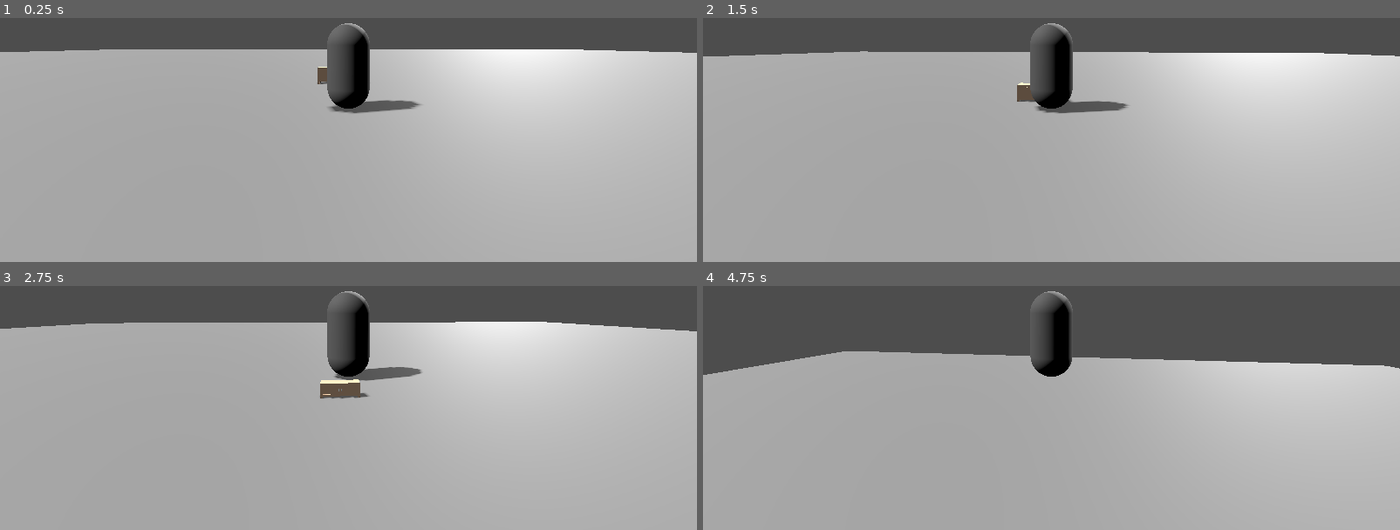
Above: before the commit, frames 1-4 (two rows, left to right).
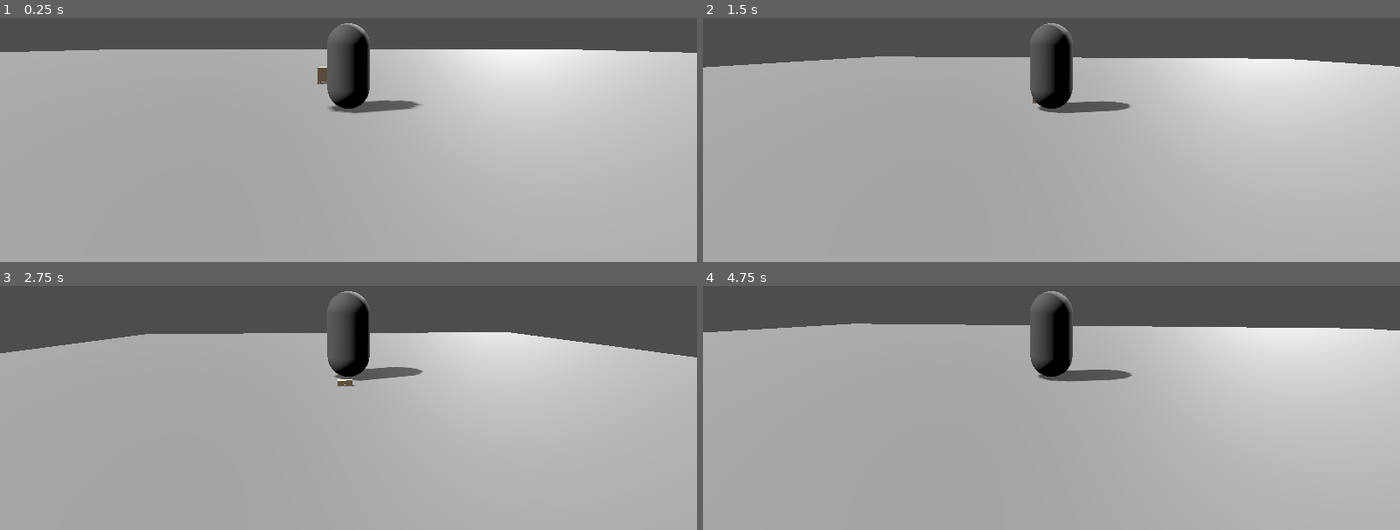
Above: after the commit, the same moments.

Repository: ludovino/scale
Game: Godot game, scene res://test.tscn
Two runs of this game, one before a commit and one after it. Both use one fixed random seed, a clock stepped at 60 frames per second and the inputs below.
Inputs (mouse positions are in pixels of both pictures, inside the frame that each line leads up to):
- Up to frame 1 (0.25 s): no input
- Up to frame 2 (1.5 s): tap Enter at 0.5 s; move the mouse to (1086, 64) at 0.52 s; hold Shift (grow) 0.53-1.28 s; hold W (move_forward) from 0.53 s (still down); tap Space (jump) at 0.77, 1.07 s; tap Ctrl (shrink) at 0.8, 1.35 s; move the mouse to (1016, 66) at 1.27 s
- Up to frame 3 (2.75 s): keep holding W (move_forward); tap Space (jump) at 1.52, 1.55, 1.82, 2.1 s; move the mouse to (362, 327) at 2.02 s; hold Shift (grow) from 2.03 s (still down)
- Up to frame 4 (4.75 s): keep holding W (move_forward); move the mouse to (1044, 339) at 2.77 s; release Shift (grow) at 2.78 s; tap Shift (grow) at 2.85, 4.35 s; tap Space (jump) at 3.02, 3.32, 3.77, 3.8, 4.07, 4.52 s; tap Ctrl (shrink) at 3.05 s; move the mouse to (1100, 339) at 3.52 s; hold Ctrl (shrink) 3.53-4.28 s; move the mouse to (995, 329) at 4.27 s

The runs differ from the first frame. In frame 1, less than 0.1% of the frame differs, in the area x 83-84%, y 12-14%; in frame 2, 2.8%; in frame 3, 6.2%; in frame 4, 13%, in the area x 0-100%, y 15-40%.

Commit message:
forces on objects on player collision

Diff:
--- a/PhysicsModels/cabinet_television_doors.tscn
+++ b/PhysicsModels/cabinet_television_doors.tscn
@@ -1,4 +1,7 @@
-[gd_scene load_steps=15 format=3 uid="uid://d0b07iirhu0bn"]
+[gd_scene load_steps=17 format=3 uid="uid://d0b07iirhu0bn"]
+
+[ext_resource type="Script" path="res://prop.gd" id="1_2ycfu"]
+[ext_resource type="Script" path="res://prop_body.gd" id="2_bnxx4"]
 
 [sub_resource type="StandardMaterial3D" id="StandardMaterial3D_j67kg"]
 resource_name = "wood"
@@ -160,12 +163,15 @@
 blend_shape_mode = 0
 shadow_mesh = SubResource("ArrayMesh_bi1xn")
 
-[node name="cabinetTelevisionDoors" type="Node3D"]
+[node name="cabinetTelevisionDoors" type="Node3D" groups=["prop"]]
+script = ExtResource("1_2ycfu")
+min_force_size = 0.8
 
 [node name="Cabinet" type="RigidBody3D" parent="."]
 collision_layer = 2
 mass = 20.0
 sleeping = true
+script = ExtResource("2_bnxx4")
 
 [node name="cabinetMesh" type="MeshInstance3D" parent="Cabinet"]
 mesh = SubResource("ArrayMesh_68ik1")
--- a/ShrinkCurve.tres
+++ b/ShrinkCurve.tres
@@ -3,5 +3,5 @@
 [resource]
 min_value = 0.02
 max_value = 5.0
-_data = [Vector2(0, 0.02), 0.0, 0.0, 0, 0, Vector2(0.25, 0.5), 0.0, 0.0, 0, 0, Vector2(0.5, 1), 0.0, 0.0, 0, 0, Vector2(0.75, 2.5), 0.0, 0.0, 0, 0, Vector2(1, 5), 8.0, 0.0, 0, 0]
-point_count = 5
+_data = [Vector2(0, 0.02), 0.0, 0.0, 0, 0, Vector2(0.5, 1), 5.55, 5.55, 0, 0, Vector2(1, 5), 8.0, 0.0, 0, 0]
+point_count = 3
--- /dev/null
+++ b/node_extensions.gd
@@ -0,0 +1,7 @@
+extends Node
+class_name NodeExtensions
+static func get_descendents(node, array = []):
+	array.append(node)
+	for child in node.get_children():
+		get_descendents(child, array)
+	return array
--- a/player.gd
+++ b/player.gd
@@ -2,9 +2,9 @@
 
 @export_group("movement")
 @export var speed = 1.5
-@export var fall_acceleration = 75.0
-@export var jump_impulse = 20.0
-@export var speed_size_curve: Curve
+@export var fall_acceleration = 15
+@export var jump_impulse = 5
+@export var collision_force = 30.0
 
 @export_group("camera")
 @export var x_invert = true
@@ -15,7 +15,9 @@
 @export var low_angle = 60
 
 @export_group("growth")
+@export_flags_3d_physics var knockback_during_grow = 0
 @export var shrink_curve: Curve
+@export var speed_size_curve: Curve
 @export var shrink_rate = 0.3
 var target_velocity = Vector3.ZERO;
 
@@ -24,6 +26,9 @@
 var collider_height = 0.0
 var collider_radius = 0.0
 var arm_distance = 0.0
+
+var growing = false
+
 func _ready():
 	Input.mouse_mode = Input.MOUSE_MODE_CAPTURED
 	collider_height = $Collider.shape.height
@@ -31,22 +36,37 @@
 	arm_distance = $CameraArm.spring_length
 
 
+func _can_grow():
+	return not is_on_ceiling() or not is_on_floor()
+
+
 func _process_shrink(delta):
+	var space_state = get_world_3d().direct_space_state
 	if Input.is_action_pressed("shrink"):
 		size_key = clamp (size_key - shrink_rate * delta * 0.5, 0.0, 1.0)
-		print("shrink")
-	elif Input.is_action_pressed("grow"):
+		growing = false
+	elif Input.is_action_pressed("grow") and _can_grow():
+		var query = PhysicsRayQueryParameters3D.create(
+				global_position,
+				global_position + Vector3.UP * 1.1 * size_factor,
+				knockback_during_grow)
+		var result = space_state.intersect_ray(query)
+		if result:
+			result.collider.apply_impulse(Vector3.UP * collision_force, result.position)
 		size_key = clamp (size_key + shrink_rate * delta * 0.5, 0.0, 1.0)
-		print("grow")
+		growing = true
 	else:
+		growing = false
 		return
+
 	size_factor = shrink_curve.sample(size_key)
 	$Collider.shape.height = collider_height * size_factor
 	$Collider.shape.radius = collider_radius * size_factor
 	$CameraArm.spring_length = arm_distance * size_factor
 	$Mesh.scale = Vector3.ONE * size_factor
 
-func _process_movement():
+
+func _process_movement(delta):
 	var input_velocity = Vector3.ZERO;
 	input_velocity.y = target_velocity.y
 	var cam_rotation = $CameraArm.get_global_transform().basis.get_euler().y
@@ -60,7 +80,25 @@
 		input_velocity.x += 1
 	target_velocity = input_velocity.rotated(Vector3.UP, cam_rotation)
 	if Input.is_action_just_pressed("jump") && is_on_floor():
-		target_velocity.y = jump_impulse
+		target_velocity.y = jump_impulse * speed_size_curve.sample(size_key)
+
+	if not is_on_floor():
+		target_velocity.y = target_velocity.y - (fall_acceleration * delta * speed_size_curve.sample(size_key))
+
+	velocity = target_velocity * speed * speed_size_curve.sample(size_key)
+
+
+func _process_collisions():
+	for index in range(get_slide_collision_count()):
+		var collision = get_slide_collision(index)
+		if collision.get_collider().is_in_group("prop"):
+			var prop = collision.get_collider()
+			if Vector3.UP.dot(collision.get_normal()) < 0:
+				print("collide", collision.get_collider().name)
+				if prop is PropBody and prop.min_force_size > size_factor:
+					continue
+				prop.apply_force(-collision.get_normal() * collision_force * 10, collision.get_position())
+
 
 func _input(event):
 	if event is InputEventMouseMotion:
@@ -79,11 +117,8 @@
 
 
 func _physics_process(delta):
-	_process_movement()
+	_process_movement(delta)
 	_process_shrink(delta)
 
-	if not is_on_floor():
-		target_velocity.y = target_velocity.y - (fall_acceleration * delta)
-
-	velocity = target_velocity * speed * speed_size_curve.sample(size_key)
 	move_and_slide()
+	_process_collisions()
--- a/player.tscn
+++ b/player.tscn
@@ -27,10 +27,12 @@
 collision_layer = 8
 collision_mask = 7
 script = ExtResource("1_20gsc")
-speed_size_curve = SubResource("Curve_4ocgc")
 x_sensitivity = 0.2
 y_sensitivity = 0.05
+knockback_during_grow = 6
 shrink_curve = ExtResource("2_rjsis")
+speed_size_curve = SubResource("Curve_4ocgc")
+shrink_rate = 0.8
 
 [node name="Collider" type="CollisionShape3D" parent="."]
 shape = SubResource("CapsuleShape3D_1nnjg")
--- /dev/null
+++ b/prop.gd
@@ -0,0 +1,32 @@
+extends Node3D
+class_name Prop
+
+@export var min_suck_size = 2.0
+@export var min_force_size = 1.0
+@export var dollar_cost = 10
+var physics_objects: Array[Node3D] = []
+
+# Called when the node enters the scene tree for the first time.
+func _ready():
+	var propBody: PropBody
+	var meshes = []
+	for child in NodeExtensions.get_descendents(self):
+		print(child.name)
+		if child is Joint3D or child is RigidBody3D:
+			physics_objects.append(child)
+			child.add_to_group("prop")
+		if child is PropBody:
+			assert(propBody == null, "ERROR: only 1 PropBody per Prop")
+			child.sucked.connect(_on_sucked)
+			child.min_suck_size = min_suck_size
+			child.min_force_size = min_force_size
+			propBody = child
+		if child is MeshInstance3D:
+			meshes.append(child)
+	assert(propBody != null, "ERROR: at least 1 PropBody per Prop")
+	propBody.meshes = meshes.duplicate()
+
+func _on_sucked():
+	for item in physics_objects:
+		item.queue_free()
+	queue_free()
--- /dev/null
+++ b/prop_body.gd
@@ -0,0 +1,13 @@
+extends RigidBody3D
+class_name PropBody
+
+@export var min_suck_size = 2.0
+@export var min_force_size = 1.0
+var meshes = []
+signal sucked
+
+func suck(new_parent: Node3D):
+	for mesh in meshes:
+		mesh.reparent(new_parent)
+	sucked.emit()
+	return meshes
--- /dev/null
+++ b/suck_effect.gd
@@ -0,0 +1,33 @@
+extends Node3D
+class_name SuckEffect
+
+@export var suck_time = 0.5
+signal suck_ended
+
+func _ready():
+	animate_children()
+
+func end_suck():
+	suck_ended.emit()
+
+func animate_children():
+	for child in get_children():
+		if child is Camera3D:
+			continue
+		animate(child)
+
+func animate(node: Node3D):
+	var rng = RandomNumberGenerator.new()
+	var tween = create_tween()
+	tween.set_parallel()
+	tween.set_ease(Tween.EASE_IN)
+	tween.set_parallel()
+	tween.set_ease(Tween.EASE_IN)
+	tween.tween_property(node, "position", self.global_position, suck_time)
+	tween.tween_property(node, "scale", Vector3(0.001, 0.001, 0.001), suck_time)
+	tween.tween_property(node, "rotation", Vector3(
+			rng.randf_range(0.0, 20.0),
+			rng.randf_range(0.0, 20.0),
+			rng.randf_range(0.0, 20.0)), suck_time).as_relative()
+	tween.tween_callback(node.queue_free).set_delay(suck_time)
+	tween.tween_callback(end_suck).set_delay(suck_time)
--- /dev/null
+++ b/suck_effect.tscn
@@ -0,0 +1,42 @@
+[gd_scene load_steps=10 format=3 uid="uid://sajfy0tdmc5r"]
+
+[ext_resource type="Script" path="res://suck_effect.gd" id="1_a2at6"]
+[ext_resource type="PackedScene" uid="uid://c21nqr6vpvdv2" path="res://Models/Furniture/bathroomSink.glb" id="2_72kiw"]
+[ext_resource type="PackedScene" uid="uid://dvmpyx2n5wj64" path="res://Models/Furniture/bathroomMirror.glb" id="3_ox640"]
+[ext_resource type="PackedScene" uid="uid://b3y1qdlwrt82t" path="res://Models/Furniture/bedDouble.glb" id="4_fbhbb"]
+[ext_resource type="PackedScene" uid="uid://cxt2bbpjsyi6w" path="res://Models/Furniture/bear.glb" id="4_mr5fg"]
+[ext_resource type="PackedScene" uid="uid://bsk4kmhxsfalf" path="res://Models/Furniture/bookcaseClosedWide.glb" id="6_u3n6j"]
+[ext_resource type="PackedScene" uid="uid://c0sjnpigkctw4" path="res://Models/Furniture/cardboardBoxOpen.glb" id="7_lub5n"]
+[ext_resource type="PackedScene" uid="uid://chwu46yr2duxs" path="res://Models/Furniture/ceilingFan.glb" id="8_asd8h"]
+[ext_resource type="PackedScene" uid="uid://dgu230ghpica0" path="res://Models/Furniture/coatRack.glb" id="9_qljts"]
+
+[node name="SuckEffect" type="Node3D"]
+script = ExtResource("1_a2at6")
+suck_time = 0.65
+
+[node name="bathroomSink" parent="." instance=ExtResource("2_72kiw")]
+transform = Transform3D(1, 0, 0, 0, 1, 0, 0, 0, 1, -1.95885, 0, 0.831476)
+
+[node name="bear" parent="." instance=ExtResource("4_mr5fg")]
+transform = Transform3D(1, 0, 0, 0, 1, 0, 0, 0, 1, 0.522589, -1.19209e-07, 1.30973)
+
+[node name="bedDouble" parent="." instance=ExtResource("4_fbhbb")]
+transform = Transform3D(1, 0, 0, 0, 1, 0, 0, 0, 1, -0.542658, 0, -0.903694)
+
+[node name="bathroomMirror" parent="." instance=ExtResource("3_ox640")]
+transform = Transform3D(1, 0, 0, 0, 1, 0, 0, 0, 1, 1.16584, 0, -0.199966)
+
+[node name="bookcaseClosedWide" parent="." instance=ExtResource("6_u3n6j")]
+transform = Transform3D(1, 0, 0, 0, 1, 0, 0, 0, 1, 1.03376, 0, -1.70264)
+
+[node name="cardboardBoxOpen" parent="." instance=ExtResource("7_lub5n")]
+transform = Transform3D(1, 0, 0, 0, 1, 0, 0, 0, 1, -1.93068, 0, -0.920875)
+
+[node name="ceilingFan" parent="." instance=ExtResource("8_asd8h")]
+transform = Transform3D(1, 0, 0, 0, 1, 0, 0, 0, 1, -0.1768, 0, -0.0970526)
+
+[node name="coatRack" parent="." instance=ExtResource("9_qljts")]
+transform = Transform3D(1, 0, 0, 0, 1, 0, 0, 0, 1, -0.892557, 0, -0.192707)
+
+[node name="Camera3D" type="Camera3D" parent="."]
+transform = Transform3D(1, 0, 0, 0, 0.853769, 0.520652, 0, -0.520652, 0.853769, 0, 1.40652, 3.09515)
--- a/test.tscn
+++ b/test.tscn
@@ -1,7 +1,8 @@
-[gd_scene load_steps=5 format=3 uid="uid://cp1x0wmna4wof"]
+[gd_scene load_steps=6 format=3 uid="uid://cp1x0wmna4wof"]
 
 [ext_resource type="PackedScene" uid="uid://d0b07iirhu0bn" path="res://PhysicsModels/cabinet_television_doors.tscn" id="1_0fwag"]
 [ext_resource type="PackedScene" uid="uid://00yvdipsto66" path="res://player.tscn" id="2_a513d"]
+[ext_resource type="Script" path="res://suck_effect.gd" id="3_imxoj"]
 
 [sub_resource type="BoxMesh" id="BoxMesh_y37cs"]
 size = Vector3(60, 1, 60)
@@ -35,3 +36,8 @@
 [node name="Player" parent="." instance=ExtResource("2_a513d")]
 transform = Transform3D(1, 0, 0, 0, 1, 0, 0, 0, 1, 0.884257, 0.547825, 1.43244)
 x_sensitivity = 0.1
+
+[node name="SuckEffect" type="Node3D" parent="."]
+transform = Transform3D(1, 0, 0, 0, 1, 0, 0, 0, 1, 0, 1.23538, 0)
+script = ExtResource("3_imxoj")
+suck_time = 1.765
Not shown, changed: readme.md
